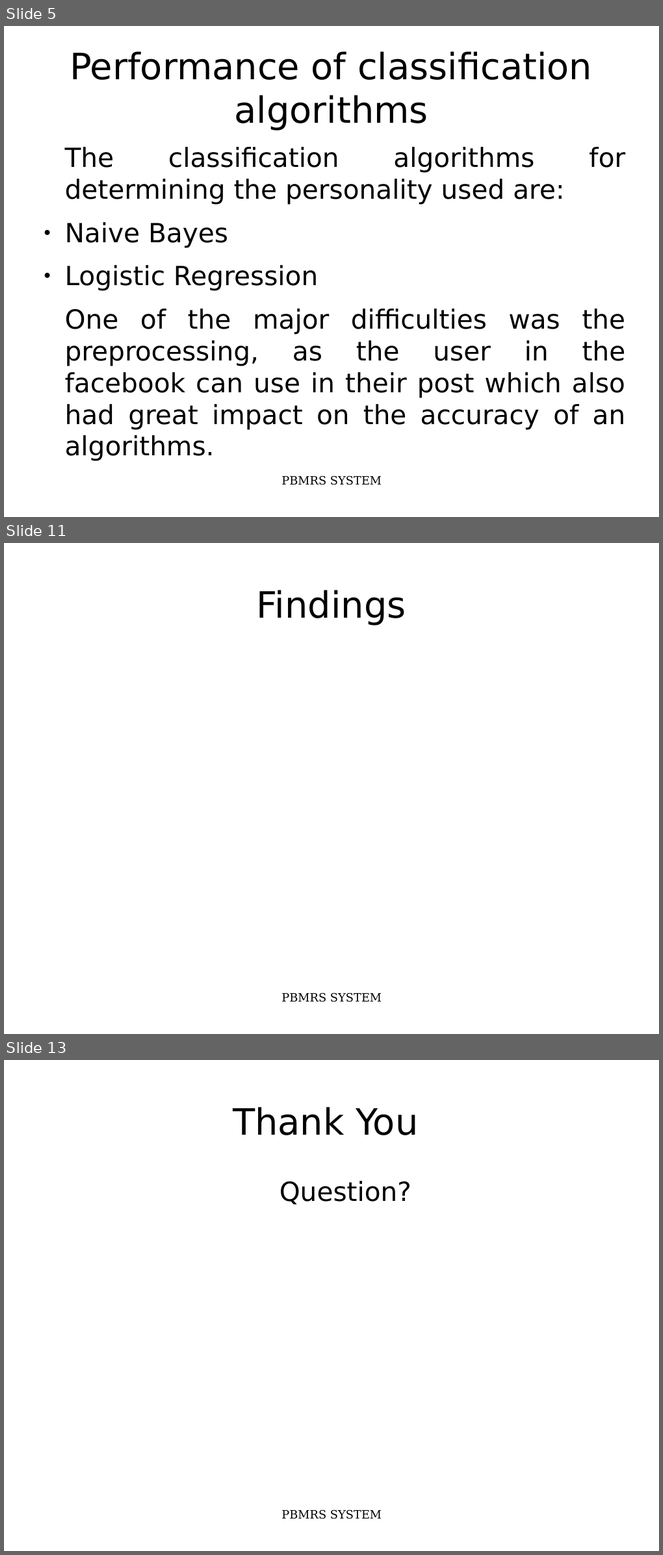
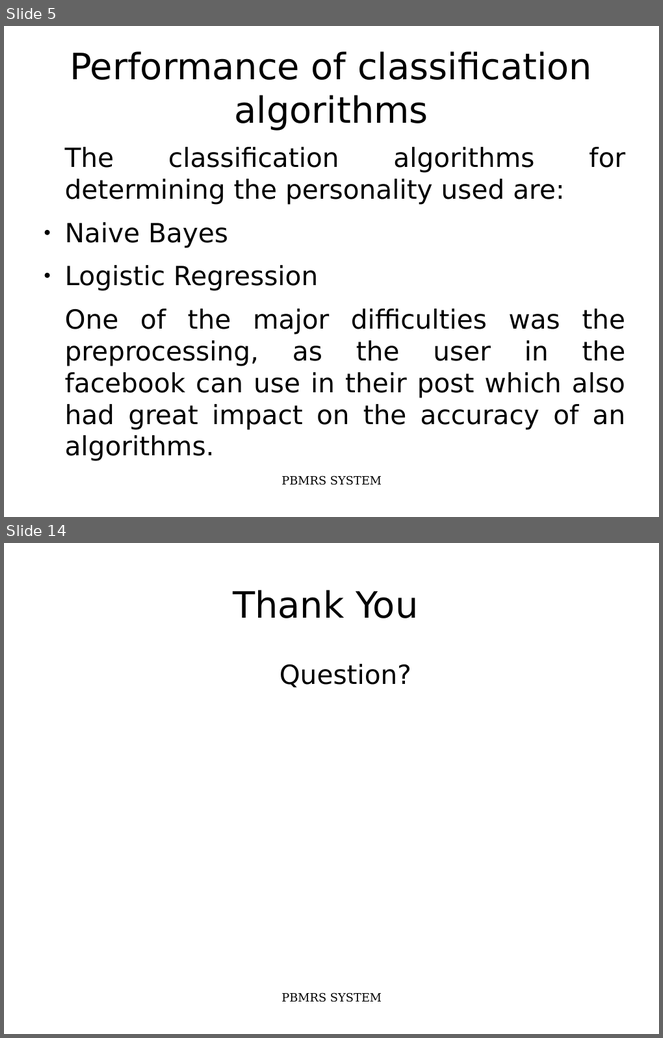
Before and after one commit to nbnbhattarai/ReportCollection, a slide deck: major_project_report/majorProjectSlides.odp. Shown one above the other, each under a label of ours: slides 5, 11 and 13 before the commit, slides 5 and 14 after it; the slides between them are not shown. The pictures are 663x1555 and 663x1038 pixels, drawn with LibreOffice and Linux fonts; fonts in the diff are those of the drawing. Boxes give left, top, right and bottom in pixels: in the first picture for what was removed or moved away, otherwise in the second. Text is boxed around its words. In the diff, an @@ line names an element or a change of style, - is before the commit and + after.

```diff
--- a/major_project_report/majorProjectSlides.odp
+++ b/major_project_report/majorProjectSlides.odp
@@ slide 11 removed at (4,543,659,1034), background #FFFFFF @@
@@ title removed at (257,590,406,626) @@
-Findings
@@ text removed at (282,993,382,1003) @@
-PBMRS SYSTEM
@@ what was slide 13 is now slide 14 @@
```
Also in this commit, not shown: 6 slides changed, 2 slides added, 1 other file.
